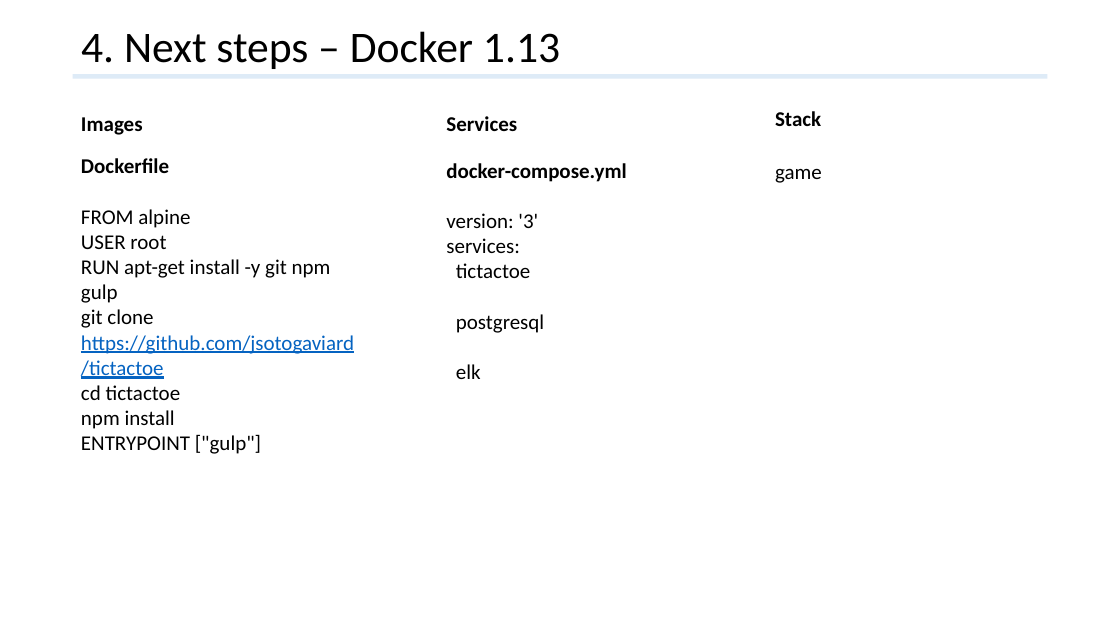
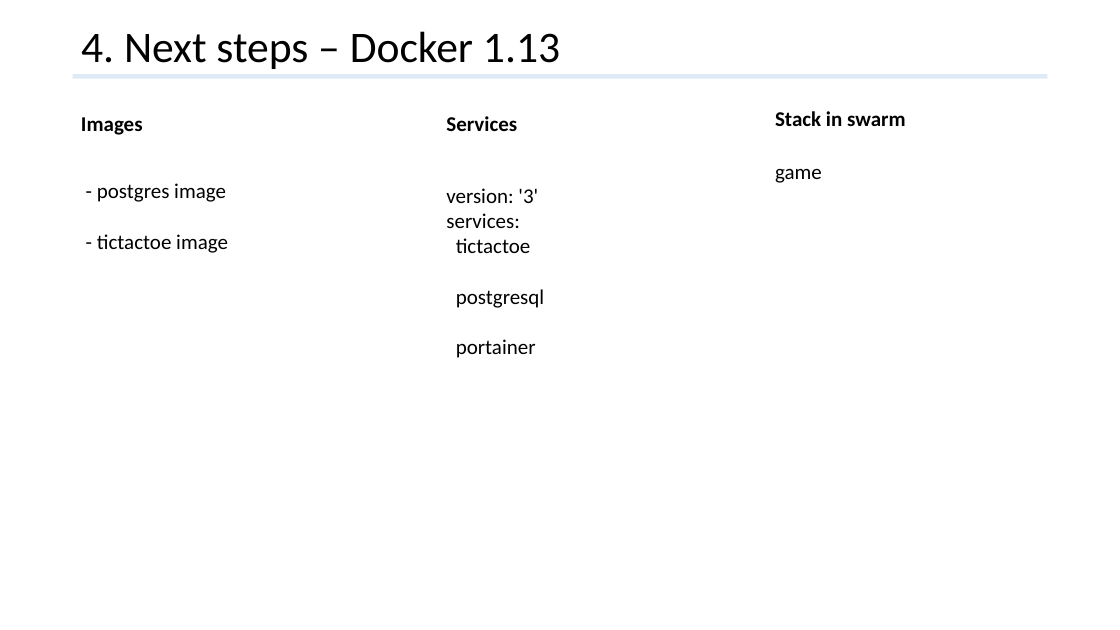
Before and after one commit to jsotogaviard/tictactoe, a slide deck: slide 18 of tictactoe.pptx. Drawn at 1120x630 pixels with LibreOffice and Linux fonts; fonts in the diff are those of the drawing. Boxes give left, top, right and bottom in pixels: in the first picture for what was removed or moved away, otherwise in the second. Text is boxed around its words. In the diff, an @@ line names an element or a change of style, - is before the commit and + after.

Commit message:
ppt

```diff
--- a/tictactoe.pptx
+++ b/tictactoe.pptx
@@ text at [775, 111, 906, 126]: text changed @@
-Stack
+Stack in swarm
@@ text at [446, 163, 626, 182]: paragraph removed @@
-docker-compose.yml
@@ text at [97, 183, 228, 253]: text changed @@
-Dockerfile
-FROM alpine
-USER root
-RUN apt-get install -y git npm gulp
-git clone https://github.com/jsotogaviard/tictactoe
-cd tictactoe
-npm install
-ENTRYPOINT ["gulp"]
+- postgres image
+- tictactoe image
@@ text at [456, 339, 536, 358]: text changed @@
-elk
+portainer
```
Also in this commit, not shown: 1 other slide changed.
